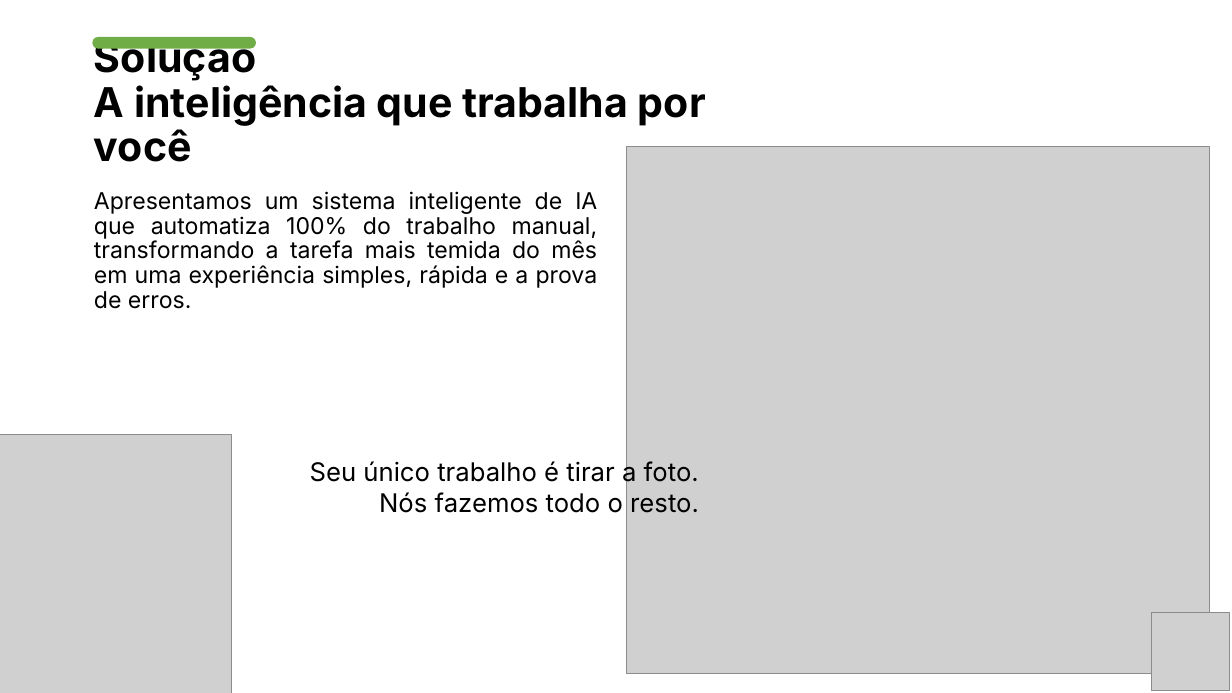
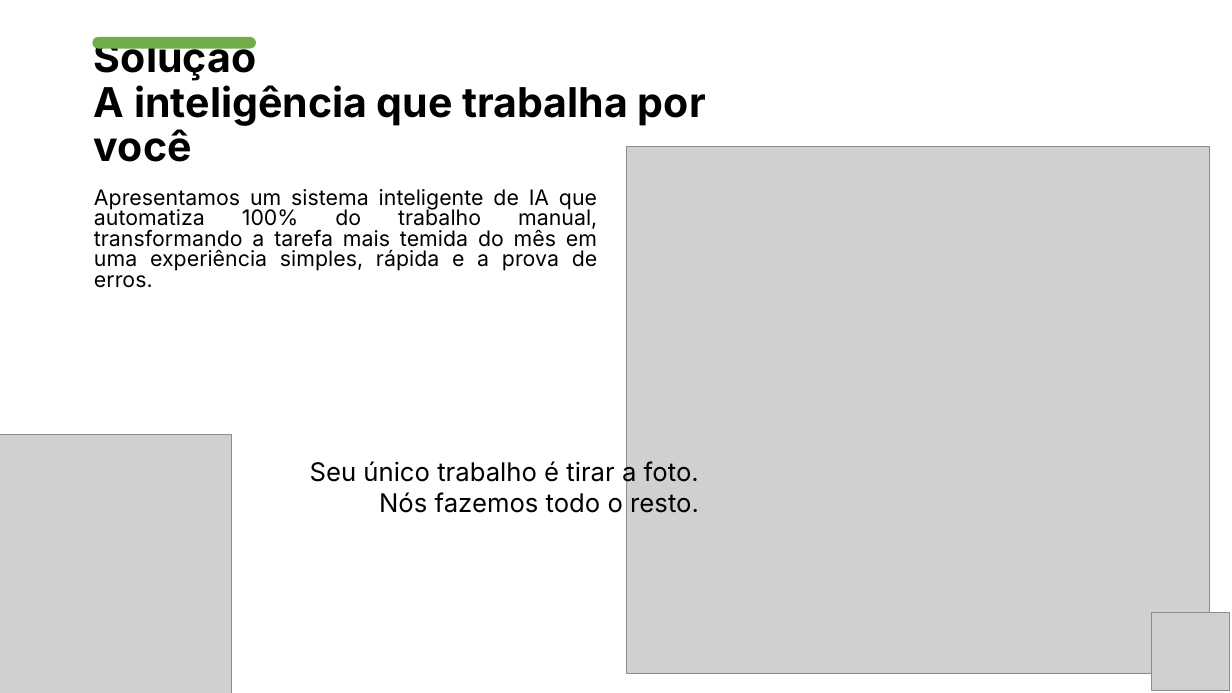
Before and after one commit to dmkondo/MetaMindAIAgents, a slide deck: slide 3 of Projeto Final - Artefatos/I2A2_Agentes_Inteligentes_Projeto_Final_MetaMind_AI_Agents.pptx. Drawn at 1232x693 pixels with LibreOffice and Linux fonts; fonts in the diff are those of the drawing; grey boxes stand for pictures. Boxes give left, top, right and bottom in pixels: in the first picture for what was removed or moved away, otherwise in the second. Text is boxed around its words. In the diff, an @@ line names an element or a change of style, - is before the commit and + after.

```diff
--- a/Projeto Final - Artefatos/I2A2_Agentes_Inteligentes_Projeto_Final_MetaMind_AI_Agents.pptx
+++ b/Projeto Final - Artefatos/I2A2_Agentes_Inteligentes_Projeto_Final_MetaMind_AI_Agents.pptx
@@ text "Apresentamos um sistema inteligente de ..." at [94,189,598,288]: size 18 to 16.6 pt; line spacing 0.9 to 0.8 @@
```
Also in this commit, not shown: 3 other slides changed, 2 other files.
